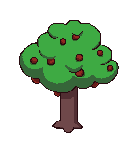
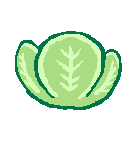
Revision of a layered 138x142 image; what changed, layer by layer:
added layer "lettuce" above "tree" over <box>15,31,122,110</box>
hid "tree" over <box>19,20,119,133</box>
